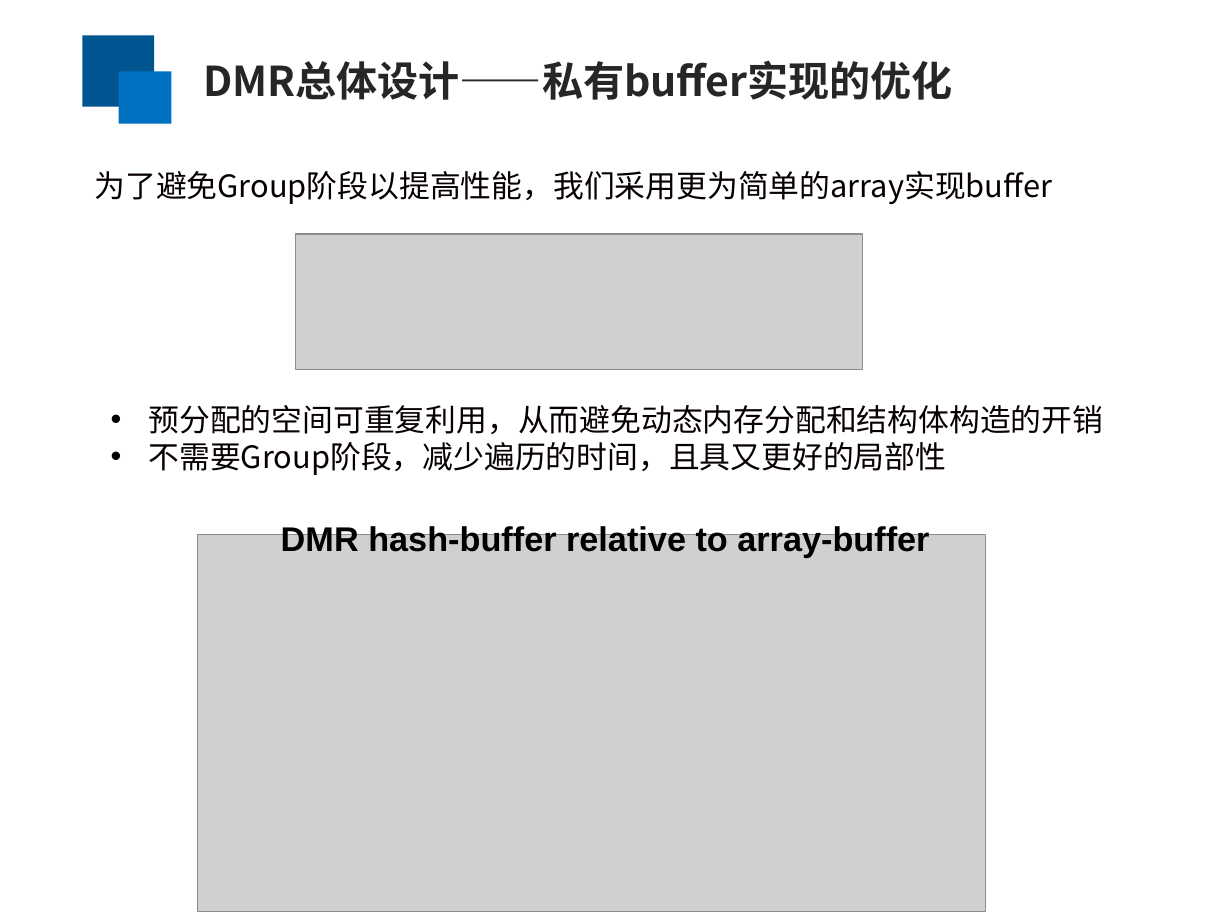
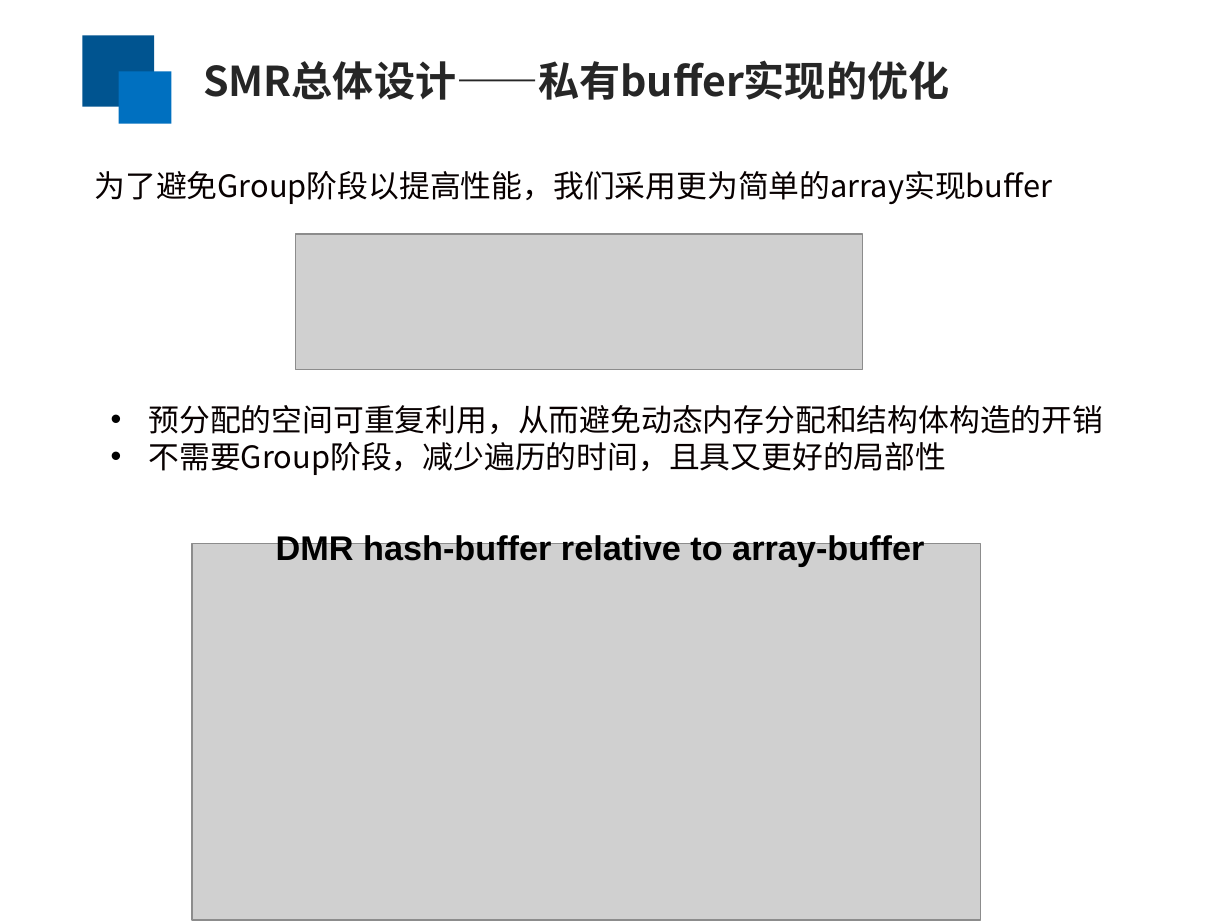
Before and after one commit to yufenyu/work, a slide deck: slide 11 of dmr_paper/paper/chinaSys-2016.ppt. Drawn at 1232x924 pixels with LibreOffice and Linux fonts; fonts in the diff are those of the drawing; grey boxes stand for pictures. Boxes give left, top, right and bottom in pixels: in the first picture for what was removed or moved away, otherwise in the second. Text is boxed around its words. In the diff, an @@ line names an element or a change of style, - is before the commit and + after.

```diff
--- a/dmr_paper/paper/chinaSys-2016.ppt
+++ b/dmr_paper/paper/chinaSys-2016.ppt
@@ text at bbox=[203, 60, 949, 100]: text changed @@
-DMR总体设计——私有buffer实现的优化
+SMR总体设计——私有buffer实现的优化
@@ text "DMR hash-buffer relative to array-buffer": place and size @@
-text "DMR hash-buffer relative to array-buffer" at bbox=[281, 524, 929, 558]
+text "DMR hash-buffer relative to array-buffer" at bbox=[276, 532, 924, 566]
@@ picture: place and size @@
-picture at bbox=[197, 535, 986, 912]
+picture at bbox=[192, 543, 981, 920]
```
Also in this commit, not shown: 9 other slides changed.
